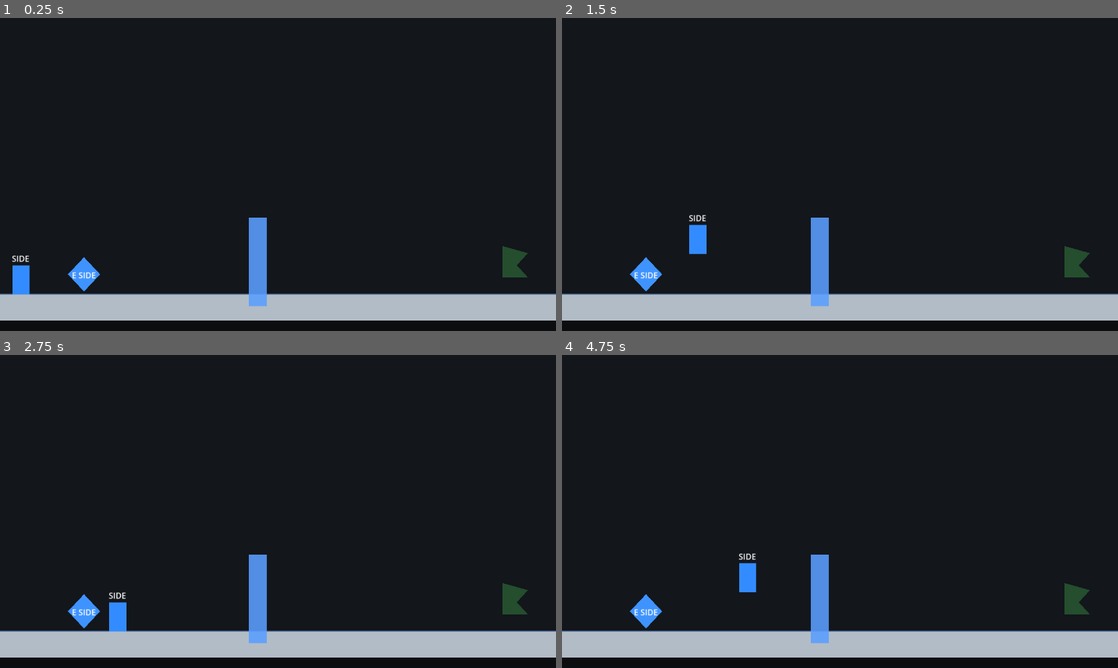
Above: before the commit, frames 1-4 (two rows, left to right).
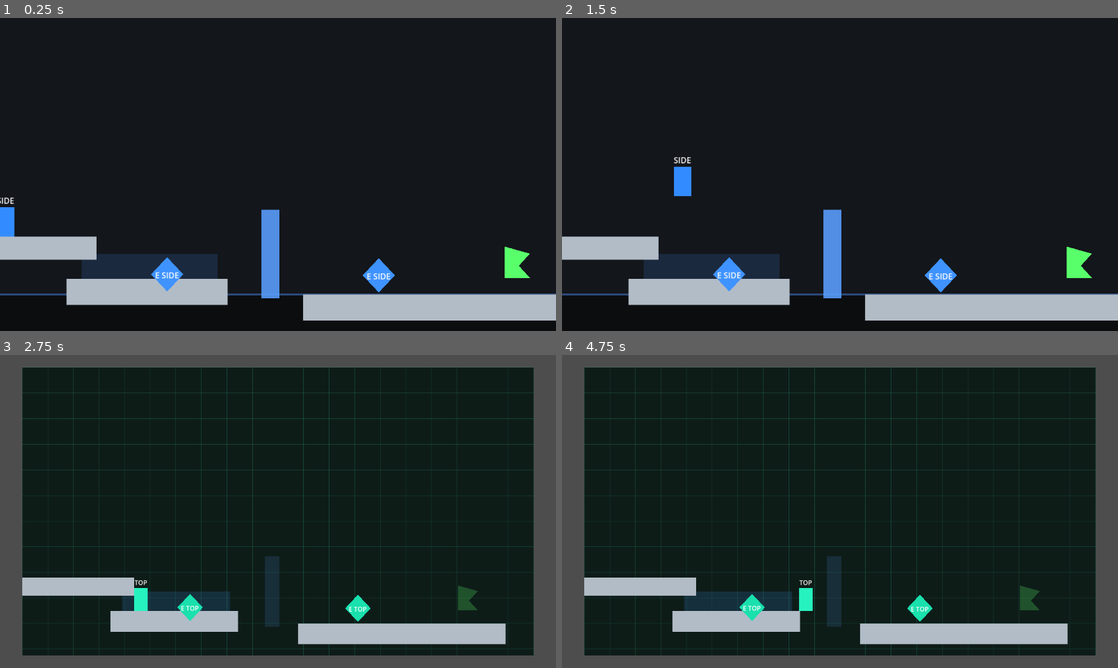
Above: after the commit, the same moments.

Repository: JrDw0/side-to-topdown-new
Game: Godot game, scene res://scenes/Level01_SwitchCamera.tscn
Same seed, same stepped clock (60 frames per second), same inputs: the game is played once before the commit and once after it.
Inputs:
- Up to frame 1 (0.25 s): no input
- Up to frame 2 (1.5 s): tap Enter at 0.5 s; hold D (move_right) from 0.53 s (still down); tap E (interact) at 0.6, 1.35 s; tap Space (jump) at 0.77 s
- Up to frame 3 (2.75 s): tap Space (jump) at 1.52 s; release D (move_right) at 2.03 s; hold A (move_left) from 2.03 s (still down); tap E (interact) at 2.1 s
- Up to frame 4 (4.75 s): release A (move_left) at 2.78 s; hold D (move_right) 2.78-4.28 s; tap E (interact) at 2.85, 3.6, 4.35 s; tap Space (jump) at 3.02, 3.77, 4.52 s; hold A (move_left) from 4.28 s (still down)

The runs differ from the first frame. In frame 1, 11% of the frame differs, in the area x 0-96%, y 57-97%; in frame 2, 11%; in frame 3, 31%; in frame 4, 31%, in the area x 0-100%, y 0-100%.

Commit message:
feat(levels): 重构关卡地形布局并添加模式切换引导元素
重构了5个关卡的地形结构，将单一地面拆分为多个分段平台，增加视觉引导区域（DropGuideTint、IceRouteTint等）和模式墙（ModeWall）来引导玩家理解视角切换机制

- Level01: 地面改为三段式平台结构，添加下落引导色块
- Level02: 调整平台间距，添加俯视视角路径锁定墙
- Level03: 地面改为三段式，添加上层通道色块和路径锁定
- Level04: 调整冰面区域尺寸，添加俯视视角冰面引导和路径锁定
- Level05: 地面改为三段式，添加陷阱区域、引导柱和低矮天花板

Diff:
--- a/scenes/Level01_SwitchCamera.tscn
+++ b/scenes/Level01_SwitchCamera.tscn
@@ -1,16 +1,22 @@
-[gd_scene load_steps=13 format=3]
+[gd_scene load_steps=15 format=3 uid="uid://dt8nmdjp3ulrt"]
 
-[ext_resource type="Script" path="res://scripts/Level.gd" id="1_level"]
-[ext_resource type="Script" path="res://scripts/PerspectiveController.gd" id="2_controller"]
-[ext_resource type="Script" path="res://scripts/ModeBackdrop.gd" id="3_backdrop"]
+[ext_resource type="Script" uid="uid://blpmj6dyk4y3h" path="res://scripts/Level.gd" id="1_level"]
+[ext_resource type="Script" uid="uid://dxu64fm35kdhp" path="res://scripts/PerspectiveController.gd" id="2_controller"]
+[ext_resource type="Script" uid="uid://cugndu2cny5up" path="res://scripts/ModeBackdrop.gd" id="3_backdrop"]
 [ext_resource type="PackedScene" path="res://scenes/Player.tscn" id="4_player"]
 [ext_resource type="PackedScene" path="res://scenes/PerspectiveSwitch.tscn" id="5_switch"]
 [ext_resource type="PackedScene" path="res://scenes/ModeWall.tscn" id="6_wall"]
 [ext_resource type="PackedScene" path="res://scenes/Goal.tscn" id="7_goal"]
-[ext_resource type="Script" path="res://scripts/PerspectiveCamera.gd" id="8_camera"]
+[ext_resource type="Script" uid="uid://clw1isornpnve" path="res://scripts/PerspectiveCamera.gd" id="8_camera"]
 
-[sub_resource type="RectangleShape2D" id="RectangleShape2D_floor"]
-size = Vector2(1200, 52)
+[sub_resource type="RectangleShape2D" id="RectangleShape2D_start_platform"]
+size = Vector2(280, 46)
+
+[sub_resource type="RectangleShape2D" id="RectangleShape2D_mid_platform"]
+size = Vector2(320, 52)
+
+[sub_resource type="RectangleShape2D" id="RectangleShape2D_right_floor"]
+size = Vector2(520, 52)
 
 [sub_resource type="RectangleShape2D" id="RectangleShape2D_left_bound"]
 size = Vector2(34, 720)
@@ -29,17 +35,40 @@
 
 [node name="PerspectiveController" type="Node" parent="."]
 script = ExtResource("2_controller")
-initial_mode = 0
 
-[node name="Floor" type="StaticBody2D" parent="."]
-position = Vector2(640, 666)
+[node name="DropGuideTint" type="Polygon2D" parent="."]
+color = Color(0.25, 0.58, 1, 0.16)
+polygon = PackedVector2Array(250, 560, 520, 560, 520, 640, 250, 640)
 
-[node name="CollisionShape2D" type="CollisionShape2D" parent="Floor"]
-shape = SubResource("RectangleShape2D_floor")
+[node name="StartPlatform" type="StaticBody2D" parent="."]
+position = Vector2(140, 548)
 
-[node name="Visual" type="Polygon2D" parent="Floor"]
+[node name="CollisionShape2D" type="CollisionShape2D" parent="StartPlatform"]
+shape = SubResource("RectangleShape2D_start_platform")
+
+[node name="Visual" type="Polygon2D" parent="StartPlatform"]
 color = Color(0.7, 0.74, 0.78, 1)
-polygon = PackedVector2Array(-600, -26, 600, -26, 600, 26, -600, 26)
+polygon = PackedVector2Array(-140, -23, 140, -23, 140, 23, -140, 23)
+
+[node name="MidPlatform" type="StaticBody2D" parent="."]
+position = Vector2(380, 635)
+
+[node name="CollisionShape2D" type="CollisionShape2D" parent="MidPlatform"]
+shape = SubResource("RectangleShape2D_mid_platform")
+
+[node name="Visual" type="Polygon2D" parent="MidPlatform"]
+color = Color(0.7, 0.74, 0.78, 1)
+polygon = PackedVector2Array(-160, -26, 160, -26, 160, 26, -160, 26)
+
+[node name="RightFloor" type="StaticBody2D" parent="."]
+position = Vector2(950, 666)
+
+[node name="CollisionShape2D" type="CollisionShape2D" parent="RightFloor"]
+shape = SubResource("RectangleShape2D_right_floor")
+
+[node name="Visual" type="Polygon2D" parent="RightFloor"]
+color = Color(0.7, 0.74, 0.78, 1)
+polygon = PackedVector2Array(-260, -26, 260, -26, 260, 26, -260, 26)
 
 [node name="LeftBoundary" type="StaticBody2D" parent="."]
 position = Vector2(-17, 360)
@@ -60,20 +89,19 @@
 shape = SubResource("RectangleShape2D_ceiling")
 
 [node name="PerspectiveSwitch" parent="." instance=ExtResource("5_switch")]
-position = Vector2(255, 600)
+position = Vector2(420, 600)
 
 [node name="SideModeGate" parent="." instance=ExtResource("6_wall")]
-position = Vector2(600, 575)
+position = Vector2(625, 560)
 scale = Vector2(1, 0.8)
 active_mode = 0
 
 [node name="Goal" parent="." instance=ExtResource("7_goal")]
-position = Vector2(1110, 592)
-active_mode = 1
+position = Vector2(1114, 593)
 next_scene_path = "res://scenes/Level02_BoxPlatform.tscn"
 
 [node name="Player" parent="." instance=ExtResource("4_player")]
-position = Vector2(130, 611)
+position = Vector2(100, 496)
 
 [node name="Camera2D" type="Camera2D" parent="."]
 position = Vector2(640, 360)
@@ -95,3 +123,6 @@
 text = "通关"
 horizontal_alignment = 1
 vertical_alignment = 1
+
+[node name="PerspectiveSwitch2" parent="." instance=ExtResource("5_switch")]
+position = Vector2(840, 602)
--- a/scenes/Level02_BoxPlatform.tscn
+++ b/scenes/Level02_BoxPlatform.tscn
@@ -1,19 +1,20 @@
-[gd_scene load_steps=14 format=3]
+[gd_scene load_steps=15 format=3 uid="uid://bxw76m45vn007"]
 
-[ext_resource type="Script" path="res://scripts/Level.gd" id="1_level"]
-[ext_resource type="Script" path="res://scripts/PerspectiveController.gd" id="2_controller"]
-[ext_resource type="Script" path="res://scripts/ModeBackdrop.gd" id="3_backdrop"]
+[ext_resource type="Script" uid="uid://blpmj6dyk4y3h" path="res://scripts/Level.gd" id="1_level"]
+[ext_resource type="Script" uid="uid://dxu64fm35kdhp" path="res://scripts/PerspectiveController.gd" id="2_controller"]
+[ext_resource type="Script" uid="uid://cugndu2cny5up" path="res://scripts/ModeBackdrop.gd" id="3_backdrop"]
 [ext_resource type="PackedScene" path="res://scenes/Player.tscn" id="4_player"]
 [ext_resource type="PackedScene" path="res://scenes/PerspectiveSwitch.tscn" id="5_switch"]
 [ext_resource type="PackedScene" path="res://scenes/Goal.tscn" id="6_goal"]
 [ext_resource type="PackedScene" path="res://scenes/Box.tscn" id="7_box"]
-[ext_resource type="Script" path="res://scripts/PerspectiveCamera.gd" id="8_camera"]
+[ext_resource type="Script" uid="uid://clw1isornpnve" path="res://scripts/PerspectiveCamera.gd" id="8_camera"]
+[ext_resource type="PackedScene" path="res://scenes/ModeWall.tscn" id="9_wall"]
 
 [sub_resource type="RectangleShape2D" id="RectangleShape2D_left_floor"]
 size = Vector2(500, 52)
 
 [sub_resource type="RectangleShape2D" id="RectangleShape2D_right_floor"]
-size = Vector2(520, 52)
+size = Vector2(500, 52)
 
 [sub_resource type="RectangleShape2D" id="RectangleShape2D_left_bound"]
 size = Vector2(34, 720)
@@ -36,11 +37,12 @@
 
 [node name="PitTint" type="Polygon2D" parent="."]
 color = Color(0.015, 0.02, 0.026, 1)
-polygon = PackedVector2Array(500, 640, 760, 640, 760, 720, 500, 720)
+polygon = PackedVector2Array(500, 640, 780, 640, 780, 720, 500, 720)
 
 [node name="BoxTarget" type="Polygon2D" parent="."]
-color = Color(1, 0.9, 0.18, 0.22)
-polygon = PackedVector2Array(570, 600, 690, 600, 690, 648, 570, 648)
+visible = false
+color = Color(1, 0.9, 0.18, 0.24)
+polygon = PackedVector2Array(580, 600, 700, 600, 700, 648, 580, 648)
 
 [node name="LeftFloor" type="StaticBody2D" parent="."]
 position = Vector2(250, 666)
@@ -53,14 +55,14 @@
 polygon = PackedVector2Array(-250, -26, 250, -26, 250, 26, -250, 26)
 
 [node name="RightFloor" type="StaticBody2D" parent="."]
-position = Vector2(1020, 666)
+position = Vector2(1030, 666)
 
 [node name="CollisionShape2D" type="CollisionShape2D" parent="RightFloor"]
 shape = SubResource("RectangleShape2D_right_floor")
 
 [node name="Visual" type="Polygon2D" parent="RightFloor"]
 color = Color(0.7, 0.74, 0.78, 1)
-polygon = PackedVector2Array(-260, -26, 260, -26, 260, 26, -260, 26)
+polygon = PackedVector2Array(-250, -26, 250, -26, 250, 26, -250, 26)
 
 [node name="LeftBoundary" type="StaticBody2D" parent="."]
 position = Vector2(-17, 360)
@@ -81,21 +83,23 @@
 shape = SubResource("RectangleShape2D_ceiling")
 
 [node name="Box" parent="." instance=ExtResource("7_box")]
-position = Vector2(420, 624)
-box_kind = 0
-min_position = Vector2(330, 560)
+position = Vector2(365, 520)
+min_position = Vector2(330, 500)
 max_position = Vector2(700, 650)
 
 [node name="PerspectiveSwitch" parent="." instance=ExtResource("5_switch")]
-position = Vector2(305, 600)
+position = Vector2(470, 590)
+
+[node name="TopdownRouteLock" parent="." instance=ExtResource("9_wall")]
+position = Vector2(790, 535)
+scale = Vector2(1, 5.47)
 
 [node name="Goal" parent="." instance=ExtResource("6_goal")]
 position = Vector2(1110, 592)
-active_mode = 0
 next_scene_path = "res://scenes/Level03_BoxCrush.tscn"
 
 [node name="Player" parent="." instance=ExtResource("4_player")]
-position = Vector2(145, 600)
+position = Vector2(130, 500)
 
 [node name="Camera2D" type="Camera2D" parent="."]
 position = Vector2(640, 360)
--- a/scenes/Level03_BoxCrush.tscn
+++ b/scenes/Level03_BoxCrush.tscn
@@ -9,9 +9,16 @@
 [ext_resource type="PackedScene" path="res://scenes/Box.tscn" id="7_box"]
 [ext_resource type="PackedScene" path="res://scenes/GroundEnemy.tscn" id="8_ground_enemy"]
 [ext_resource type="Script" path="res://scripts/PerspectiveCamera.gd" id="9_camera"]
+[ext_resource type="PackedScene" path="res://scenes/ModeWall.tscn" id="10_wall"]
 
-[sub_resource type="RectangleShape2D" id="RectangleShape2D_floor"]
-size = Vector2(1200, 52)
+[sub_resource type="RectangleShape2D" id="RectangleShape2D_left_floor"]
+size = Vector2(560, 52)
+
+[sub_resource type="RectangleShape2D" id="RectangleShape2D_mid_floor"]
+size = Vector2(340, 52)
+
+[sub_resource type="RectangleShape2D" id="RectangleShape2D_right_floor"]
+size = Vector2(430, 52)
 
 [sub_resource type="RectangleShape2D" id="RectangleShape2D_left_bound"]
 size = Vector2(34, 720)
@@ -32,19 +39,43 @@
 script = ExtResource("2_controller")
 initial_mode = 1
 
+[node name="UpperLaneTint" type="Polygon2D" parent="."]
+color = Color(0.94, 0.58, 0.24, 0.13)
+polygon = PackedVector2Array(450, 300, 820, 300, 820, 380, 450, 380)
+
 [node name="CrushTarget" type="Polygon2D" parent="."]
-color = Color(1, 0.9, 0.18, 0.2)
+color = Color(1, 0.9, 0.18, 0.24)
 polygon = PackedVector2Array(690, 300, 820, 300, 820, 380, 690, 380)
 
-[node name="Floor" type="StaticBody2D" parent="."]
-position = Vector2(640, 666)
+[node name="LeftFloor" type="StaticBody2D" parent="."]
+position = Vector2(280, 666)
 
-[node name="CollisionShape2D" type="CollisionShape2D" parent="Floor"]
-shape = SubResource("RectangleShape2D_floor")
+[node name="CollisionShape2D" type="CollisionShape2D" parent="LeftFloor"]
+shape = SubResource("RectangleShape2D_left_floor")
 
-[node name="Visual" type="Polygon2D" parent="Floor"]
+[node name="Visual" type="Polygon2D" parent="LeftFloor"]
 color = Color(0.7, 0.74, 0.78, 1)
-polygon = PackedVector2Array(-600, -26, 600, -26, 600, 26, -600, 26)
+polygon = PackedVector2Array(-280, -26, 280, -26, 280, 26, -280, 26)
+
+[node name="MidFloor" type="StaticBody2D" parent="."]
+position = Vector2(695, 666)
+
+[node name="CollisionShape2D" type="CollisionShape2D" parent="MidFloor"]
+shape = SubResource("RectangleShape2D_mid_floor")
+
+[node name="Visual" type="Polygon2D" parent="MidFloor"]
+color = Color(0.66, 0.71, 0.76, 1)
+polygon = PackedVector2Array(-170, -26, 170, -26, 170, 26, -170, 26)
+
+[node name="RightFloor" type="StaticBody2D" parent="."]
+position = Vector2(1065, 666)
+
+[node name="CollisionShape2D" type="CollisionShape2D" parent="RightFloor"]
+shape = SubResource("RectangleShape2D_right_floor")
+
+[node name="Visual" type="Polygon2D" parent="RightFloor"]
+color = Color(0.7, 0.74, 0.78, 1)
+polygon = PackedVector2Array(-215, -26, 215, -26, 215, 26, -215, 26)
 
 [node name="LeftBoundary" type="StaticBody2D" parent="."]
 position = Vector2(-17, 360)
@@ -65,17 +96,22 @@
 shape = SubResource("RectangleShape2D_ceiling")
 
 [node name="FallingBox" parent="." instance=ExtResource("7_box")]
-position = Vector2(520, 340)
+position = Vector2(500, 340)
 box_kind = 1
-min_position = Vector2(430, 250)
-max_position = Vector2(820, 430)
+min_position = Vector2(450, 300)
+max_position = Vector2(820, 380)
 
 [node name="GroundEnemy" parent="." instance=ExtResource("8_ground_enemy")]
 position = Vector2(755, 615)
 scale = Vector2(1, 1.45)
 
 [node name="PerspectiveSwitch" parent="." instance=ExtResource("5_switch")]
-position = Vector2(260, 600)
+position = Vector2(610, 600)
+
+[node name="TopdownRouteLock" parent="." instance=ExtResource("10_wall")]
+position = Vector2(930, 535)
+scale = Vector2(1, 2.35)
+active_mode = 1
 
 [node name="Goal" parent="." instance=ExtResource("6_goal")]
 position = Vector2(1110, 592)
@@ -83,7 +119,7 @@
 next_scene_path = "res://scenes/Level04_ModeIceArea.tscn"
 
 [node name="Player" parent="." instance=ExtResource("4_player")]
-position = Vector2(145, 600)
+position = Vector2(155, 520)
 
 [node name="Camera2D" type="Camera2D" parent="."]
 position = Vector2(640, 360)
--- a/scenes/Level04_ModeIceArea.tscn
+++ b/scenes/Level04_ModeIceArea.tscn
@@ -8,12 +8,13 @@
 [ext_resource type="PackedScene" path="res://scenes/Goal.tscn" id="6_goal"]
 [ext_resource type="PackedScene" path="res://scenes/ModeIceArea.tscn" id="7_ice"]
 [ext_resource type="Script" path="res://scripts/PerspectiveCamera.gd" id="8_camera"]
+[ext_resource type="PackedScene" path="res://scenes/ModeWall.tscn" id="9_wall"]
 
 [sub_resource type="RectangleShape2D" id="RectangleShape2D_left_floor"]
-size = Vector2(500, 52)
+size = Vector2(430, 52)
 
 [sub_resource type="RectangleShape2D" id="RectangleShape2D_right_floor"]
-size = Vector2(500, 52)
+size = Vector2(480, 52)
 
 [sub_resource type="RectangleShape2D" id="RectangleShape2D_left_bound"]
 size = Vector2(34, 720)
@@ -36,27 +37,31 @@
 
 [node name="PitTint" type="Polygon2D" parent="."]
 color = Color(0.015, 0.02, 0.026, 1)
-polygon = PackedVector2Array(500, 640, 780, 640, 780, 720, 500, 720)
+polygon = PackedVector2Array(430, 619, 800, 619, 800, 720, 430, 720)
+
+[node name="IceRouteTint" type="Polygon2D" parent="."]
+color = Color(0.42, 0.95, 1, 0.14)
+polygon = PackedVector2Array(465, 619, 816, 619, 816, 661, 465, 661)
 
 [node name="LeftFloor" type="StaticBody2D" parent="."]
-position = Vector2(250, 666)
+position = Vector2(215, 645)
 
 [node name="CollisionShape2D" type="CollisionShape2D" parent="LeftFloor"]
 shape = SubResource("RectangleShape2D_left_floor")
 
 [node name="Visual" type="Polygon2D" parent="LeftFloor"]
 color = Color(0.7, 0.74, 0.78, 1)
-polygon = PackedVector2Array(-250, -26, 250, -26, 250, 26, -250, 26)
+polygon = PackedVector2Array(-215, -26, 215, -26, 215, 26, -215, 26)
 
 [node name="RightFloor" type="StaticBody2D" parent="."]
-position = Vector2(1030, 666)
+position = Vector2(1040, 645)
 
 [node name="CollisionShape2D" type="CollisionShape2D" parent="RightFloor"]
 shape = SubResource("RectangleShape2D_right_floor")
 
 [node name="Visual" type="Polygon2D" parent="RightFloor"]
 color = Color(0.7, 0.74, 0.78, 1)
-polygon = PackedVector2Array(-250, -26, 250, -26, 250, 26, -250, 26)
+polygon = PackedVector2Array(-240, -26, 240, -26, 240, 26, -240, 26)
 
 [node name="LeftBoundary" type="StaticBody2D" parent="."]
 position = Vector2(-17, 360)
@@ -78,17 +83,29 @@
 
 [node name="ModeIceArea" parent="." instance=ExtResource("7_ice")]
 position = Vector2(640, 640)
+scale = Vector2(1.35, 1)
+
+[node name="TopdownIceGuide" parent="." instance=ExtResource("9_wall")]
+position = Vector2(655, 545)
+rotation = 1.5707964
+scale = Vector2(1, 1.7)
+active_mode = 1
 
 [node name="PerspectiveSwitch" parent="." instance=ExtResource("5_switch")]
-position = Vector2(280, 600)
+position = Vector2(790, 590)
+
+[node name="TopdownRouteLock" parent="." instance=ExtResource("9_wall")]
+position = Vector2(860, 535)
+scale = Vector2(1, 2.35)
+active_mode = 1
 
 [node name="Goal" parent="." instance=ExtResource("6_goal")]
-position = Vector2(1110, 592)
+position = Vector2(1110, 570)
 active_mode = 0
 next_scene_path = "res://scenes/Level05_FlyingTrap.tscn"
 
 [node name="Player" parent="." instance=ExtResource("4_player")]
-position = Vector2(145, 600)
+position = Vector2(125, 525)
 
 [node name="Camera2D" type="Camera2D" parent="."]
 position = Vector2(640, 360)
--- a/scenes/Level05_FlyingTrap.tscn
+++ b/scenes/Level05_FlyingTrap.tscn
@@ -8,9 +8,22 @@
 [ext_resource type="PackedScene" path="res://scenes/Goal.tscn" id="6_goal"]
 [ext_resource type="PackedScene" path="res://scenes/FlyingEnemy.tscn" id="7_flying_enemy"]
 [ext_resource type="Script" path="res://scripts/PerspectiveCamera.gd" id="8_camera"]
+[ext_resource type="PackedScene" path="res://scenes/ModeWall.tscn" id="9_wall"]
 
-[sub_resource type="RectangleShape2D" id="RectangleShape2D_floor"]
-size = Vector2(1200, 52)
+[sub_resource type="RectangleShape2D" id="RectangleShape2D_left_floor"]
+size = Vector2(610, 52)
+
+[sub_resource type="RectangleShape2D" id="RectangleShape2D_trap_floor"]
+size = Vector2(250, 52)
+
+[sub_resource type="RectangleShape2D" id="RectangleShape2D_right_floor"]
+size = Vector2(420, 52)
+
+[sub_resource type="RectangleShape2D" id="RectangleShape2D_guide_pillar"]
+size = Vector2(80, 120)
+
+[sub_resource type="RectangleShape2D" id="RectangleShape2D_low_ceiling"]
+size = Vector2(520, 34)
 
 [sub_resource type="RectangleShape2D" id="RectangleShape2D_left_bound"]
 size = Vector2(34, 720)
@@ -32,18 +45,58 @@
 initial_mode = 1
 
 [node name="TrapZone" type="Polygon2D" parent="."]
-color = Color(1, 0.9, 0.2, 0.22)
-polygon = PackedVector2Array(600, 520, 780, 520, 780, 650, 600, 650)
+color = Color(1, 0.9, 0.2, 0.24)
+polygon = PackedVector2Array(610, 500, 820, 500, 820, 650, 610, 650)
 
-[node name="Floor" type="StaticBody2D" parent="."]
-position = Vector2(640, 666)
+[node name="LeftFloor" type="StaticBody2D" parent="."]
+position = Vector2(305, 666)
 
-[node name="CollisionShape2D" type="CollisionShape2D" parent="Floor"]
-shape = SubResource("RectangleShape2D_floor")
+[node name="CollisionShape2D" type="CollisionShape2D" parent="LeftFloor"]
+shape = SubResource("RectangleShape2D_left_floor")
 
-[node name="Visual" type="Polygon2D" parent="Floor"]
+[node name="Visual" type="Polygon2D" parent="LeftFloor"]
 color = Color(0.7, 0.74, 0.78, 1)
-polygon = PackedVector2Array(-600, -26, 600, -26, 600, 26, -600, 26)
+polygon = PackedVector2Array(-305, -26, 305, -26, 305, 26, -305, 26)
+
+[node name="TrapFloor" type="StaticBody2D" parent="."]
+position = Vector2(735, 666)
+
+[node name="CollisionShape2D" type="CollisionShape2D" parent="TrapFloor"]
+shape = SubResource("RectangleShape2D_trap_floor")
+
+[node name="Visual" type="Polygon2D" parent="TrapFloor"]
+color = Color(0.66, 0.71, 0.76, 1)
+polygon = PackedVector2Array(-125, -26, 125, -26, 125, 26, -125, 26)
+
+[node name="RightFloor" type="StaticBody2D" parent="."]
+position = Vector2(1070, 666)
+
+[node name="CollisionShape2D" type="CollisionShape2D" parent="RightFloor"]
+shape = SubResource("RectangleShape2D_right_floor")
+
+[node name="Visual" type="Polygon2D" parent="RightFloor"]
+color = Color(0.7, 0.74, 0.78, 1)
+polygon = PackedVector2Array(-210, -26, 210, -26, 210, 26, -210, 26)
+
+[node name="GuidePillar" type="StaticBody2D" parent="."]
+position = Vector2(690, 560)
+
+[node name="CollisionShape2D" type="CollisionShape2D" parent="GuidePillar"]
+shape = SubResource("RectangleShape2D_guide_pillar")
+
+[node name="Visual" type="Polygon2D" parent="GuidePillar"]
+color = Color(0.72, 0.78, 0.84, 1)
+polygon = PackedVector2Array(-40, -60, 40, -60, 40, 60, -40, 60)
+
+[node name="LowCeiling" type="StaticBody2D" parent="."]
+position = Vector2(1000, 535)
+
+[node name="CollisionShape2D" type="CollisionShape2D" parent="LowCeiling"]
+shape = SubResource("RectangleShape2D_low_ceiling")
+
+[node name="Visual" type="Polygon2D" parent="LowCeiling"]
+color = Color(0.55, 0.62, 0.68, 1)
+polygon = PackedVector2Array(-260, -17, 260, -17, 260, 17, -260, 17)
 
 [node name="LeftBoundary" type="StaticBody2D" parent="."]
 position = Vector2(-17, 360)
@@ -64,19 +117,24 @@
 shape = SubResource("RectangleShape2D_ceiling")
 
 [node name="PerspectiveSwitch" parent="." instance=ExtResource("5_switch")]
-position = Vector2(520, 590)
+position = Vector2(790, 590)
 
 [node name="FlyingEnemy" parent="." instance=ExtResource("7_flying_enemy")]
 position = Vector2(920, 590)
-trap_min = Vector2(600, 520)
-trap_max = Vector2(780, 650)
+trap_min = Vector2(610, 500)
+trap_max = Vector2(820, 650)
+
+[node name="TopdownRouteLock" parent="." instance=ExtResource("9_wall")]
+position = Vector2(1010, 535)
+scale = Vector2(1, 2.35)
+active_mode = 1
 
 [node name="Goal" parent="." instance=ExtResource("6_goal")]
 position = Vector2(1110, 592)
 active_mode = 0
 
 [node name="Player" parent="." instance=ExtResource("4_player")]
-position = Vector2(145, 600)
+position = Vector2(145, 560)
 
 [node name="Camera2D" type="Camera2D" parent="."]
 position = Vector2(640, 360)
Not shown: 1 places in scenes/Level03_BoxCrush.tscn that only renumber resources
Not shown: 1 places in scenes/Level04_ModeIceArea.tscn that only renumber resources
Not shown: 1 places in scenes/Level05_FlyingTrap.tscn that only renumber resources
